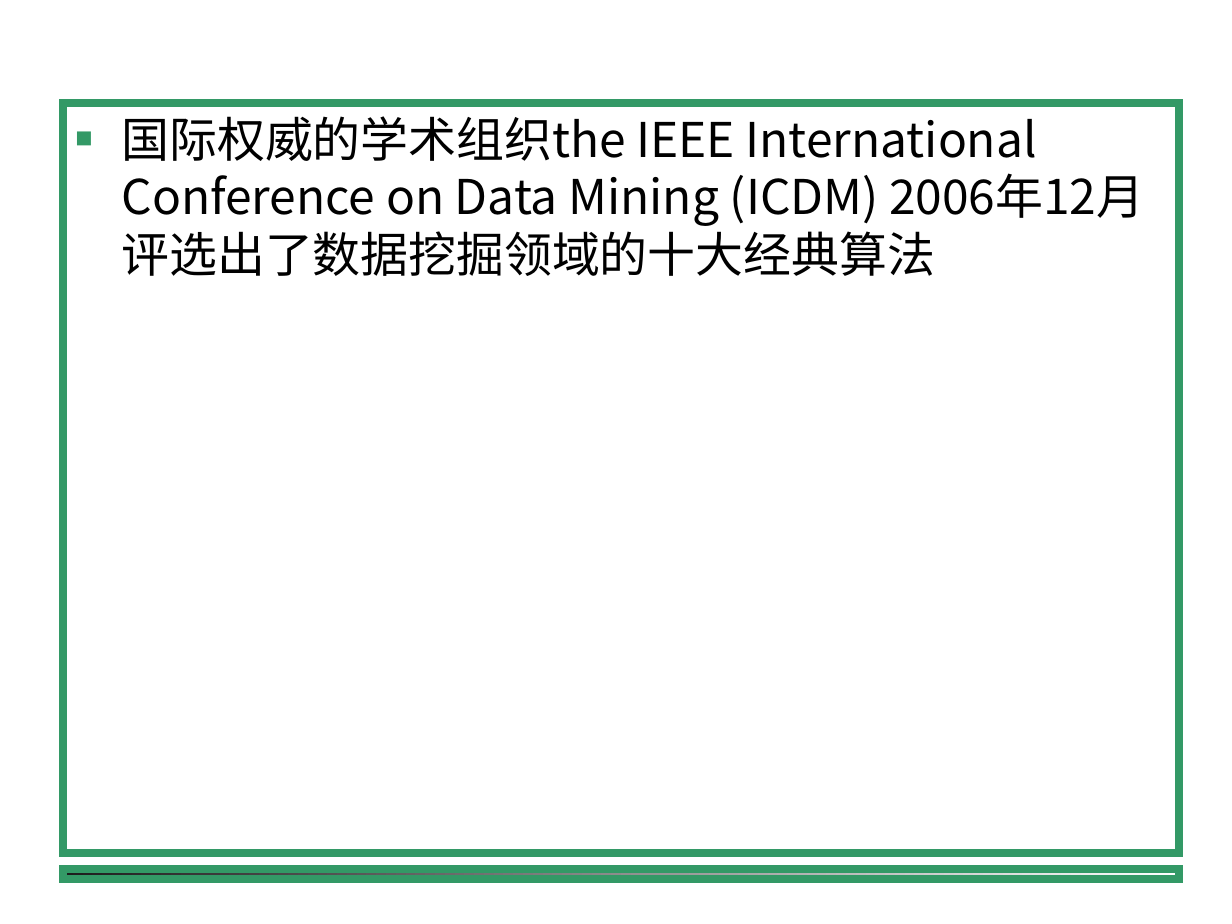
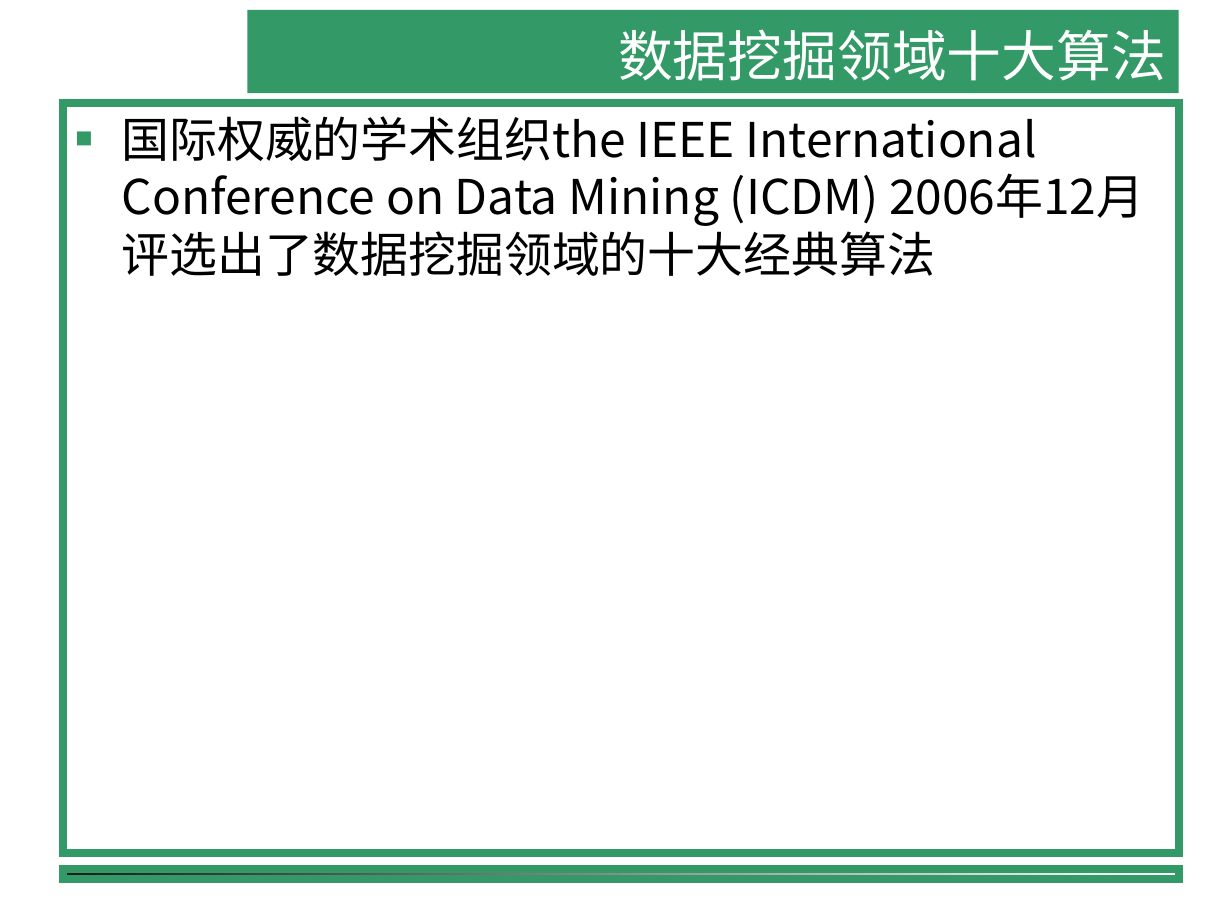
Before and after one commit to shfkuang/shfkuang.github.io, a slide deck: slide 2 of dm/ch4.3.ppt. Drawn at 1232x924 pixels with LibreOffice and Linux fonts; fonts in the diff are those of the drawing; background and template pictures are left out. Boxes give left, top, right and bottom in pixels: in the first picture for what was removed or moved away, otherwise in the second. Text is boxed around its words. In the diff, an @@ line names an element or a change of style, - is before the commit and + after.

```diff
--- a/dm/ch4.3.ppt
+++ b/dm/ch4.3.ppt
@@ title added at box(248, 10, 1179, 94), fill #339966, 32 pt, text #FFFFFF @@
+数据挖掘领域十大算法
```
Also in this commit, not shown: 8 other slides changed, 12 slides added, 8 slides removed, 1 other file.
